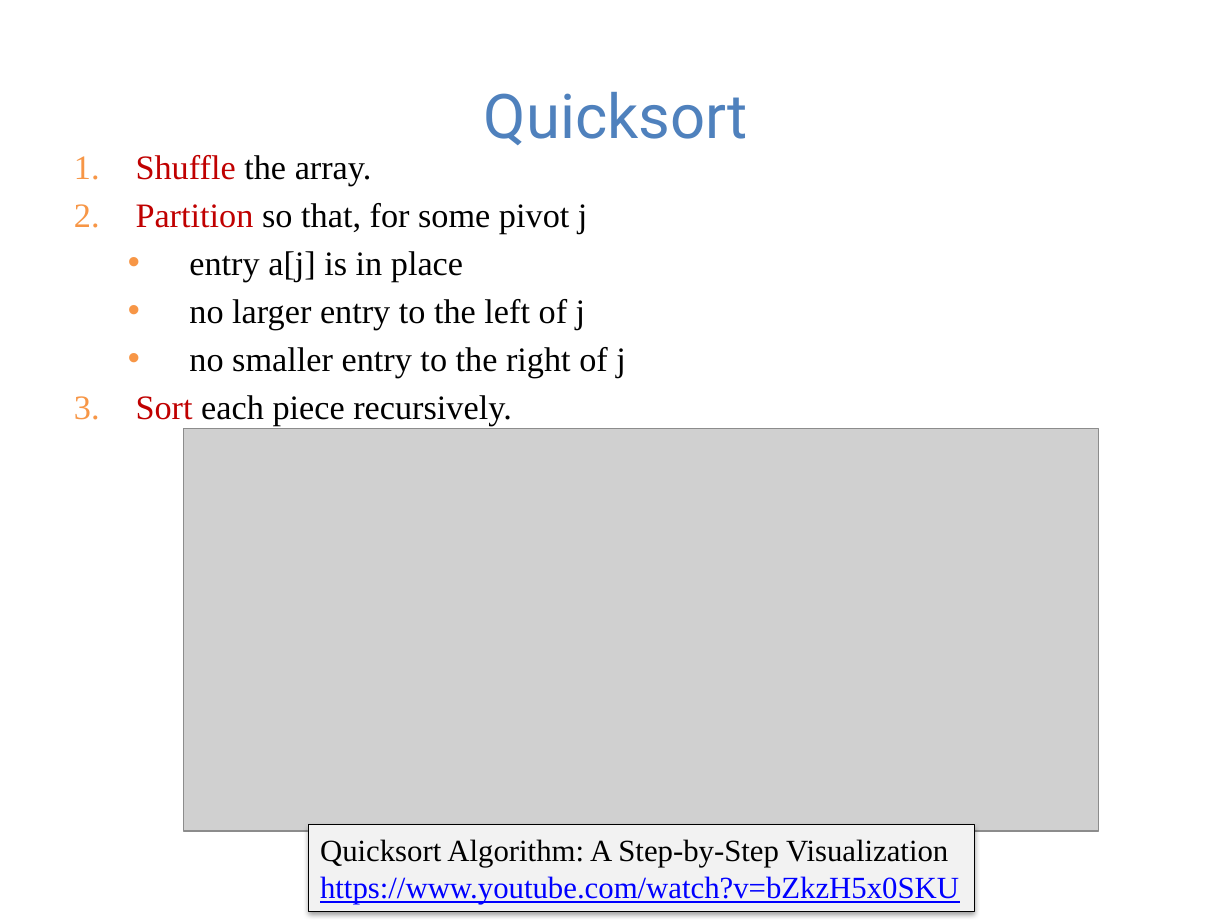
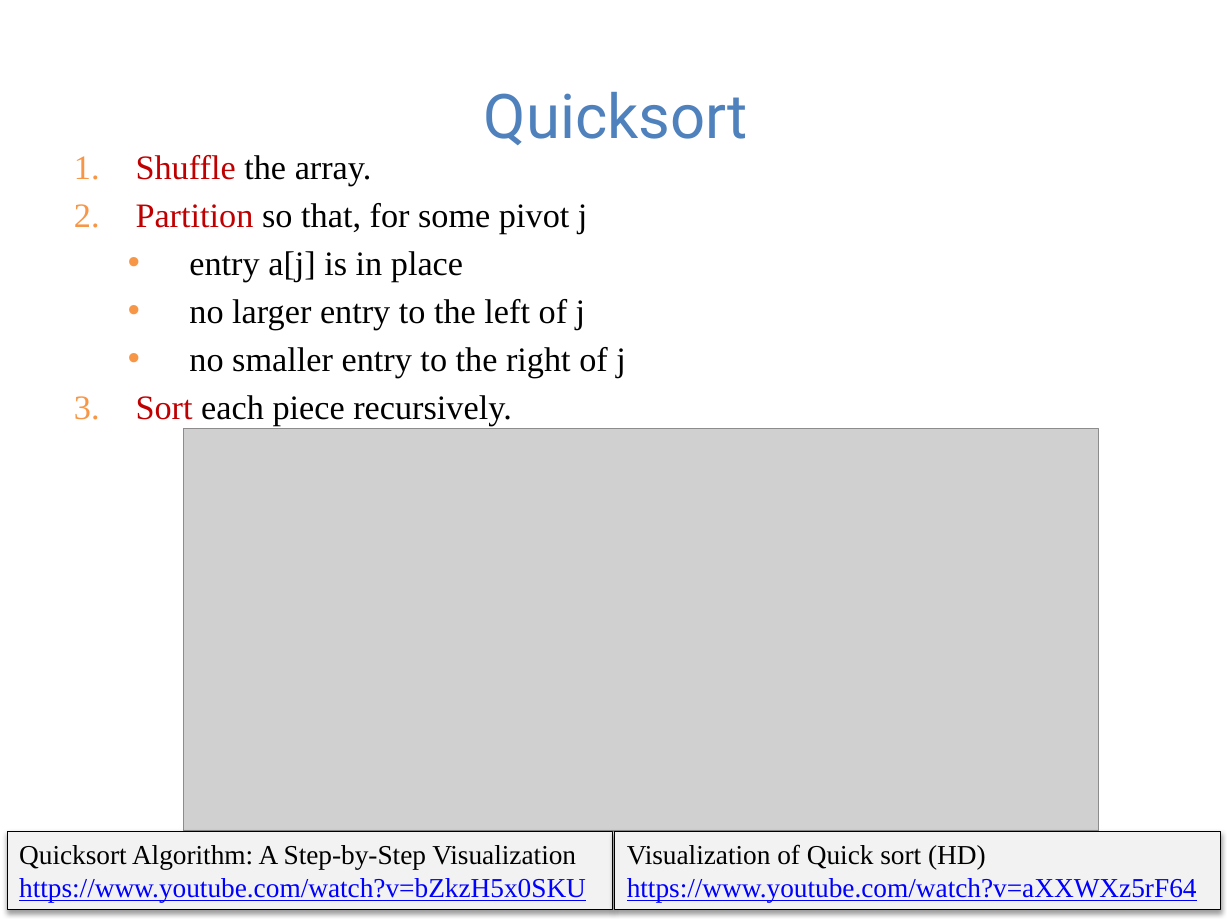
Before and after one commit to guhofstra/CSC111Fa25, a slide deck: slide 18 of PPTs/Lecture 13-sorting algorithms.pptx (slide 17 before the commit). Drawn at 1232x924 pixels with LibreOffice and Linux fonts; fonts in the diff are those of the drawing; grey boxes stand for pictures. Boxes give left, top, right and bottom in pixels: in the first picture for what was removed or moved away, otherwise in the second. Text is boxed around its words. In the diff, an @@ line names an element or a change of style, - is before the commit and + after.

```diff
--- a/PPTs/Lecture 13-sorting algorithms.pptx
+++ b/PPTs/Lecture 13-sorting algorithms.pptx
@@ rectangle "Quicksort Algorithm: A Step-by-Step Visualization": place and size @@
-rectangle "Quicksort Algorithm: A Step-by-Step Visualization" at <box>308,824,975,912</box>
+rectangle "Quicksort Algorithm: A Step-by-Step Visualization" at <box>7,832,614,910</box>
@@ rectangle "Quicksort Algorithm: A Step-by-Step Visualization" at <box>7,832,614,910</box>: size 18 to 16 pt @@
@@ rectangle added at <box>615,832,1221,910</box>, fill #F2F2F2, outline #000000 0.5 pt, 16 pt, text #0000FF, underline @@
+Visualization of Quick sort (HD)
+https://www.youtube.com/watch?v=aXXWXz5rF64
```
Also in this commit, not shown: 4 other slides changed, 1 slide added, 2 other files.
